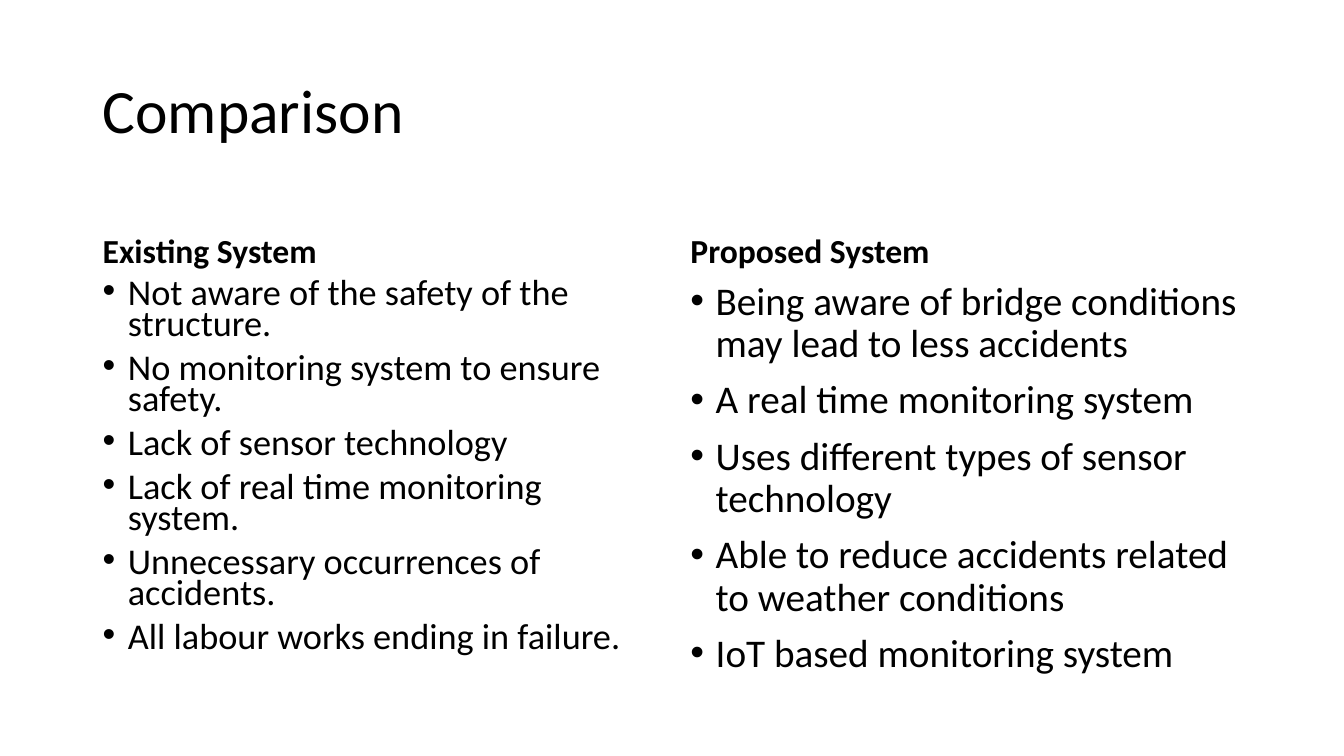
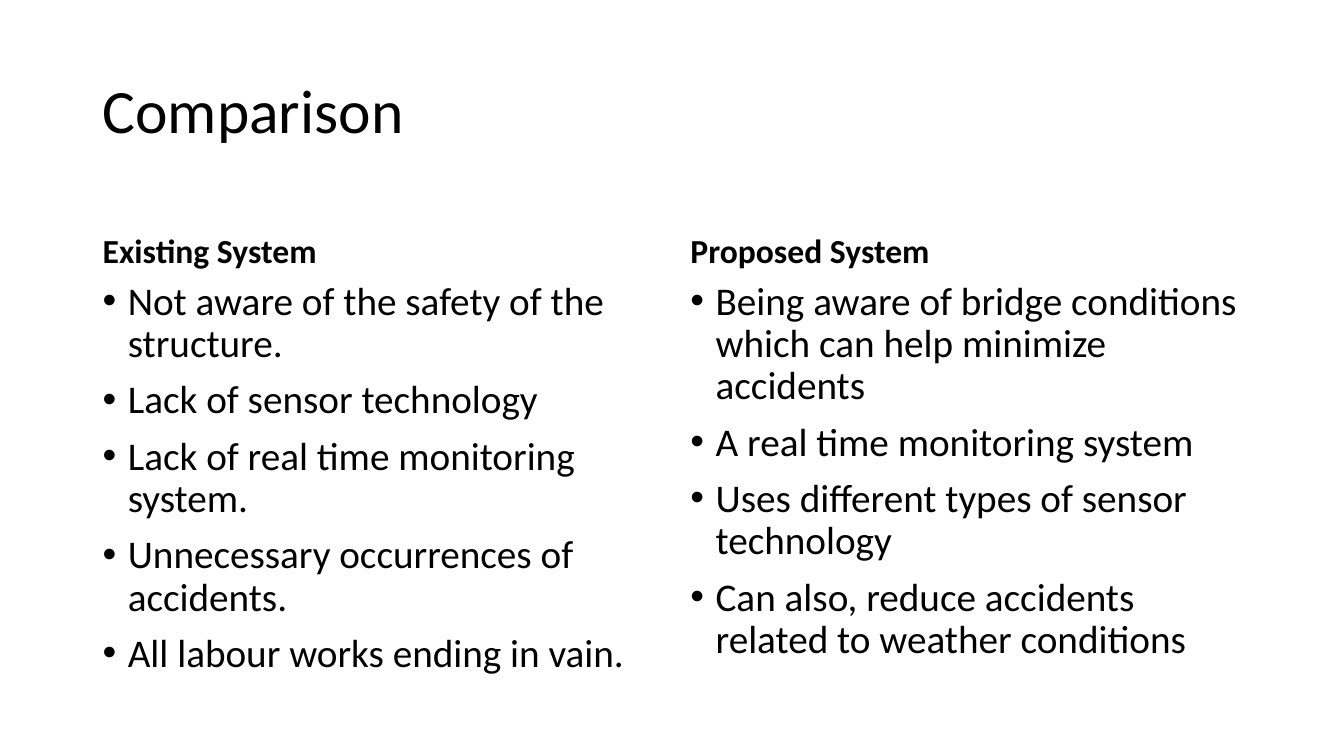
Before and after one commit to patrickmabziness360/Bridge_Health_Monitoring_System, a slide deck: slide 5 of Project Documents/IOT BRIDGE HEALTH MONITORING SYSTEM.pptx. Drawn at 1344x756 pixels with LibreOffice and Linux fonts; fonts in the diff are those of the drawing. Boxes give left, top, right and bottom in pixels: in the first picture for what was removed or moved away, otherwise in the second. Text is boxed around its words. In the diff, an @@ line names an element or a change of style, - is before the commit and + after.

```diff
--- a/Project Documents/IOT BRIDGE HEALTH MONITORING SYSTEM.pptx
+++ b/Project Documents/IOT BRIDGE HEALTH MONITORING SYSTEM.pptx
@@ text at <box>128,287,604,612</box>: size 25.9 to 28 pt in "Not aware of the safety of the ...", "Lack of sensor technology", "Lack of real time monitoring system.", "Unnecessary occurrences of accidents."; line spacing 0.7 to 0.9 @@
@@ text at <box>716,287,1236,400</box>: text changed @@
-• Being aware of bridge conditions may lead to less accidents
+• Being aware of bridge conditions which can help minimize accidents
@@ text at <box>128,355,600,417</box>: paragraph removed @@
-• No monitoring system to ensure safety.
@@ text at <box>716,583,1186,654</box>: text changed @@
-• Able to reduce accidents related to weather conditions
-• IoT based monitoring system
+• Can also, reduce accidents related to weather conditions
@@ text at <box>128,639,624,674</box>: text changed; size 25.9 to 28 pt @@
-• All labour works ending in failure.
+• All labour works ending in vain.
```
Also in this commit, not shown: 2 other slides changed, 6 other files.
